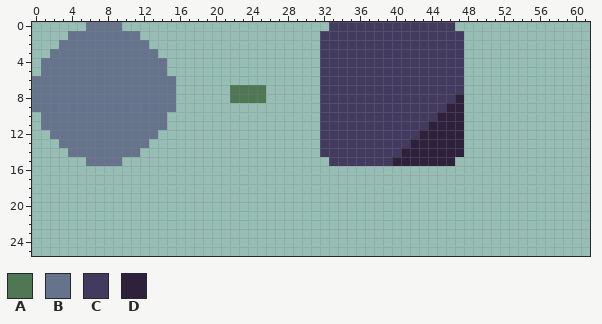
Pixel-art file: assets/textures/ss.aseprite. The first picture shows the starting point.
64x64 pixels, 1 frame. Shown: x 0..61, y 0..25.
Palette (. is transparent): A #4f7754  B #65738c  C #433a60  D #2f213b
Pixels before, first column x 0:
 0 ......BBBB.......................CCCCCCCCCCCCCC.
 1 ....BBBBBBBB....................CCCCCCCCCCCCCCCC
 2 ...BBBBBBBBBB...................CCCCCCCCCCCCCCCC
 3 ..BBBBBBBBBBBB..................CCCCCCCCCCCCCCCC
 4 .BBBBBBBBBBBBBB.................CCCCCCCCCCCCCCCC
 5 .BBBBBBBBBBBBBB.................CCCCCCCCCCCCCCCC
 6 BBBBBBBBBBBBBBBB................CCCCCCCCCCCCCCCC
 7 BBBBBBBBBBBBBBBB......AAAA......CCCCCCCCCCCCCCCC
 8 BBBBBBBBBBBBBBBB......AAAA......CCCCCCCCCCCCCCCD
 9 BBBBBBBBBBBBBBBB................CCCCCCCCCCCCCCDD
10 .BBBBBBBBBBBBBB.................CCCCCCCCCCCCCDDD
11 .BBBBBBBBBBBBBB.................CCCCCCCCCCCCDDDD
12 ..BBBBBBBBBBBB..................CCCCCCCCCCCDDDDD
13 ...BBBBBBBBBB...................CCCCCCCCCCDDDDDD
14 ....BBBBBBBB....................CCCCCCCCCDDDDDDD
15 ......BBBB.......................CCCCCCCDDDDDDD.
The result:
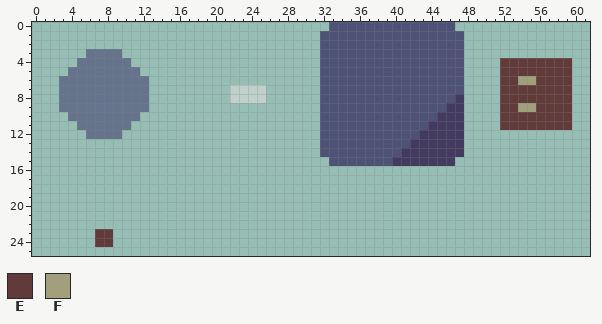
Colours new in this view: E #603b3a  F #a19f7c
Change:
colour A: #4f7754 -> #c0d1cc
colour C: #433a60 -> #4f5277
colour D: #2f213b -> #433a60
y 0: x 6..9 BBBB -> ....
y 1: x 4..11 BBBBBBBB -> ........
y 2: x 3..12 BBBBBBBBBB -> ..........
y 3: x 2..5 BBBB -> ....; x 10..13 BBBB -> ....
y 4: x 1..4 BBBB -> ....; x 11..14 BBBB -> ....; x 52..59 ........ -> EEEEEEEE
y 5: x 1..3 BBB -> ...; x 12..14 BBB -> ...; x 52..59 ........ -> EEEEEEEE
y 6: x 0..2 BBB -> ...; x 13..15 BBB -> ...; x 52..59 ........ -> EEFFEEEE
y 7..8: x 0..2 BBB -> ...; x 13..15 BBB -> ...; x 52..59 ........ -> EEEEEEEE
y 9: x 0..2 BBB -> ...; x 13..15 BBB -> ...; x 52..59 ........ -> EEFFEEEE
y 10: x 1..3 BBB -> ...; x 12..14 BBB -> ...; x 52..59 ........ -> EEEEEEEE
y 11: x 1..4 BBBB -> ....; x 11..14 BBBB -> ....; x 52..59 ........ -> EEEEEEEE
y 12: x 2..5 BBBB -> ....; x 10..13 BBBB -> ....
y 13: x 3..12 BBBBBBBBBB -> ..........
y 14: x 4..11 BBBBBBBB -> ........
y 15: x 6..9 BBBB -> ....
y 23..24: x 7..8 .. -> EE
